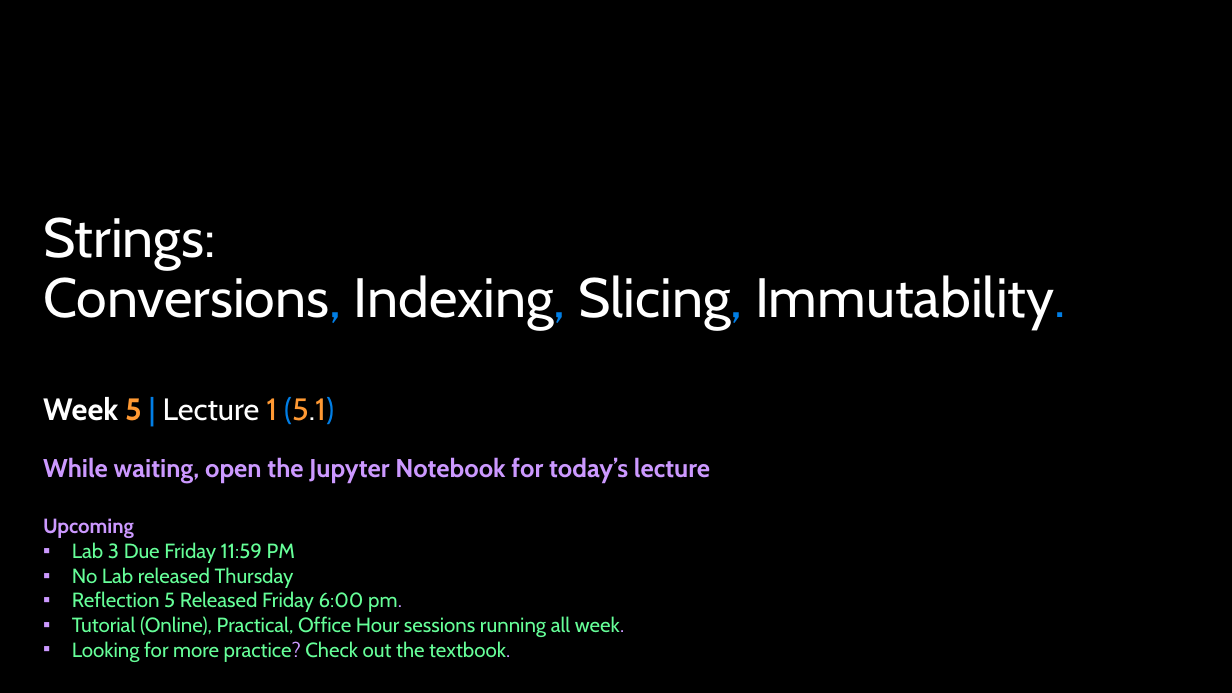
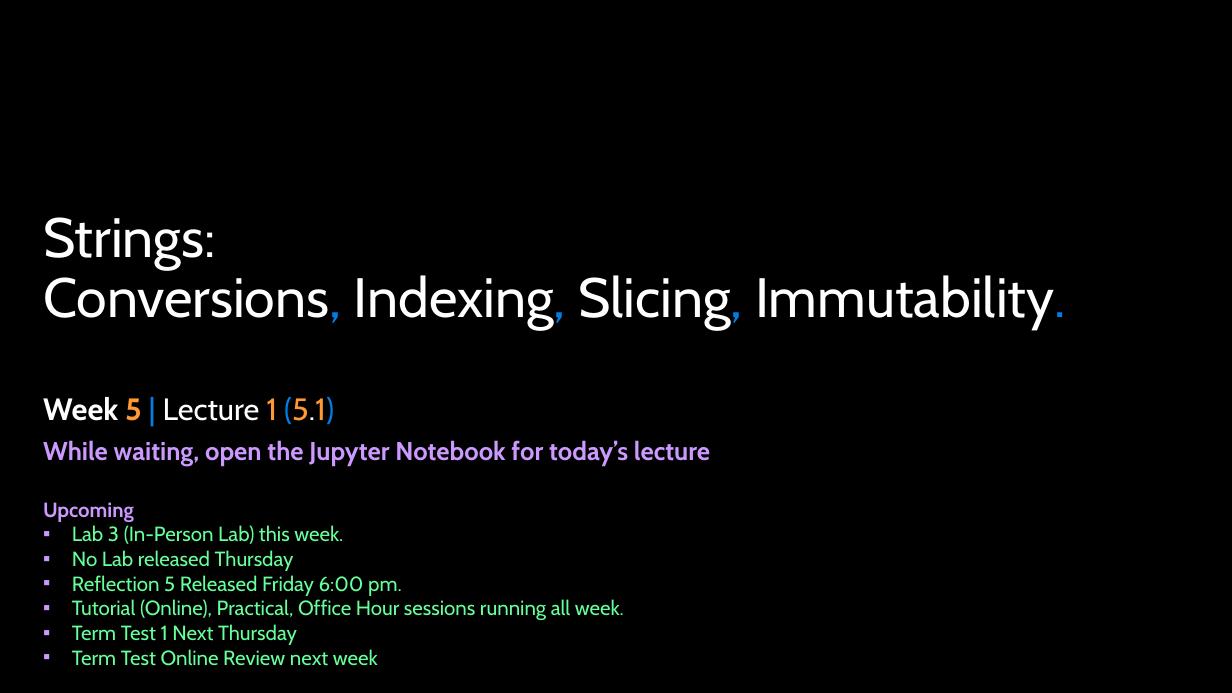
Before and after one commit to APS106/APS106-winter-2026-goodfellow-sutton, a slide deck: slide 1 of lectures/week5/lecture1/slides/week5_lecture1.pptx. Drawn at 1232x693 pixels with LibreOffice and Linux fonts; fonts in the diff are those of the drawing; background and template pictures are left out. Boxes give left, top, right and bottom in pixels: in the first picture for what was removed or moved away, otherwise in the second. Text is boxed around its words. In the diff, an @@ line names an element or a change of style, - is before the commit and + after.

```diff
--- a/lectures/week5/lecture1/slides/week5_lecture1.pptx
+++ b/lectures/week5/lecture1/slides/week5_lecture1.pptx
@@ text "While waiting, open the Jupyter ..." moved from (x1=43, y1=457, x2=710, y2=662) to (x1=43, y1=440, x2=710, y2=666) @@
@@ text at (x1=72, y1=525, x2=343, y2=544): text changed @@
-▪ Lab 3 Due Friday 11:59 PM
+▪ Lab 3 (In-Person Lab) this week.
@@ text at (x1=72, y1=575, x2=624, y2=620): text colour #CC99FF to #66FF99 in "pm.", "week." @@
@@ text at (x1=72, y1=624, x2=378, y2=666): text changed @@
-▪ Looking for more practice? Check out the textbook.
+▪ Term Test 1 Next Thursday
+▪ Term Test Online Review next week
```
Also in this commit, not shown: 6 other slides changed, 2 slides removed, 1 other file.
